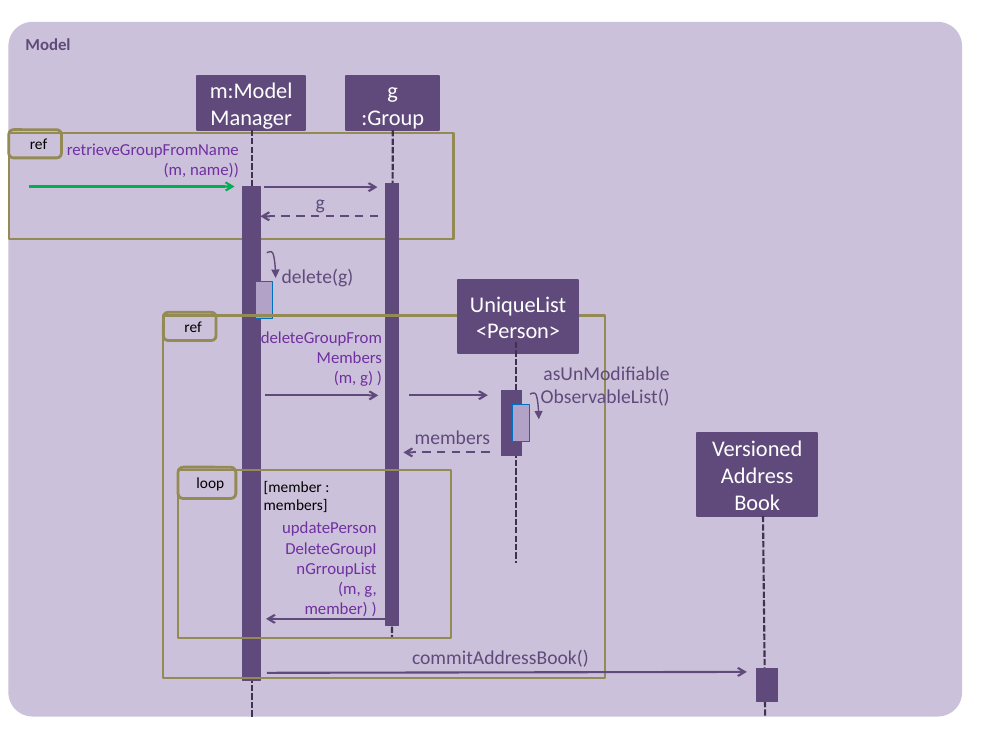
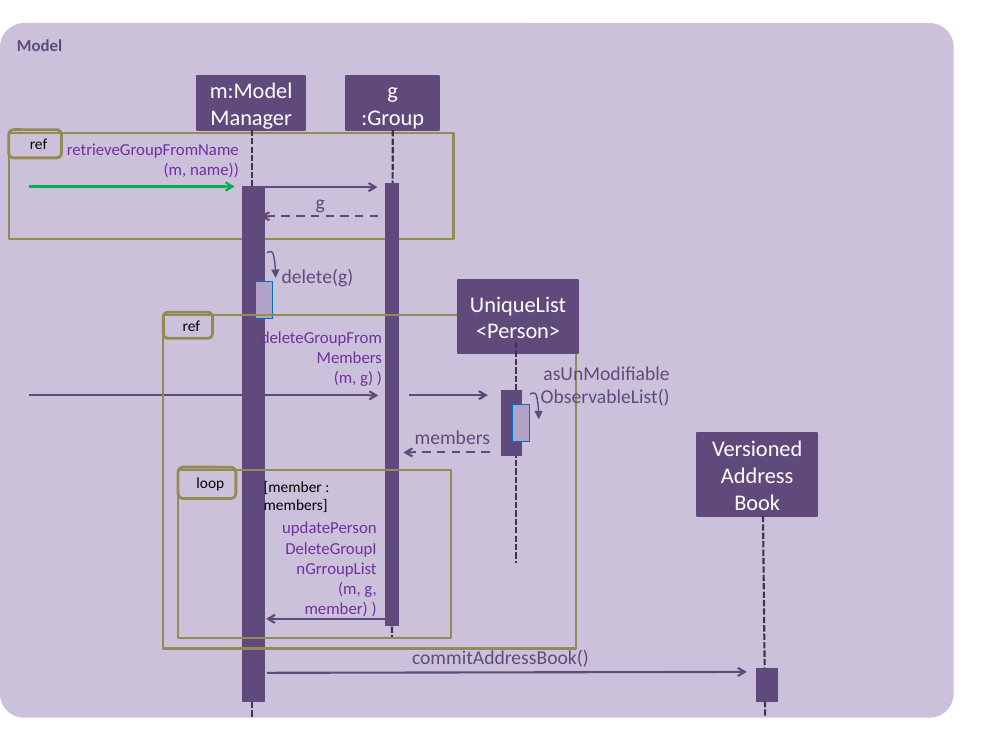
Before and after one commit to souless94/main, a slide deck: slide 2 of docs/diagrams/DeleteGroupCommandSD.pptx. Drawn at 1008x756 pixels with LibreOffice and Linux fonts; fonts in the diff are those of the drawing. Boxes give left, top, right and bottom in pixels: in the first picture for what was removed or moved away, otherwise in the second. Text is boxed around its words. In the diff, an @@ line names an element or a change of style, - is before the commit and + after.

```diff
--- a/docs/diagrams/DeleteGroupCommandSD.pptx
+++ b/docs/diagrams/DeleteGroupCommandSD.pptx
@@ rounded rectangle "Model": place and size @@
-rounded rectangle "Model" at (8, 22, 962, 717)
+rounded rectangle "Model" at (0, 23, 954, 718)
@@ rectangle: place and size @@
-rectangle at (243, 186, 260, 680)
+rectangle at (243, 186, 265, 702)
@@ rectangle: place and size @@
-rectangle at (163, 316, 605, 678)
+rectangle at (163, 316, 576, 649)
@@ arrow moved from (265, 395) - (378, 395) to (28, 395) - (378, 395) @@
```
Also in this commit, not shown: 1 other slide changed, 2 other files.
